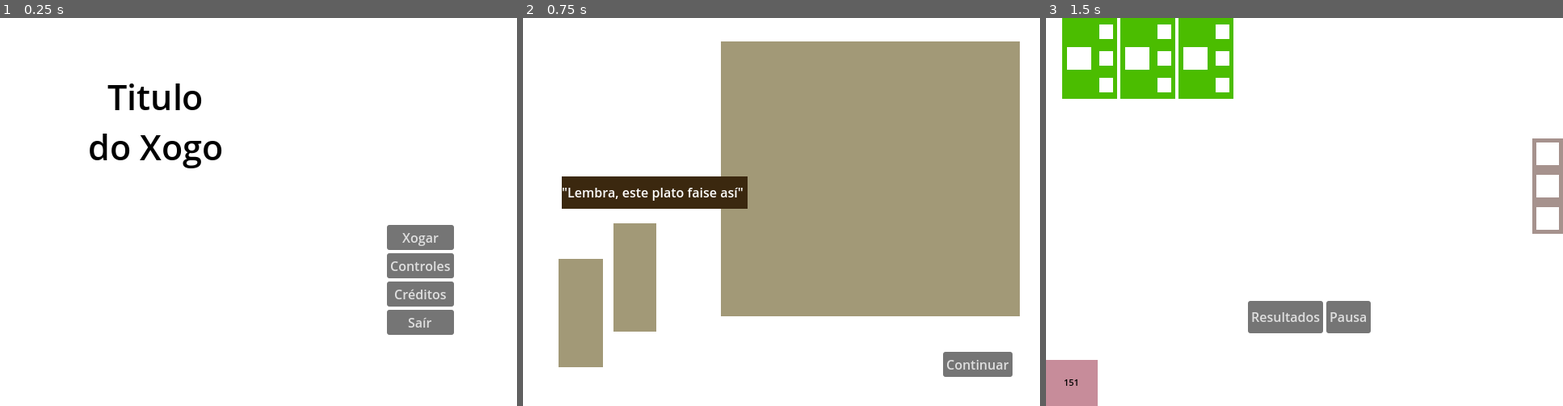
Above: before the commit, frames 1-3 (left to right).
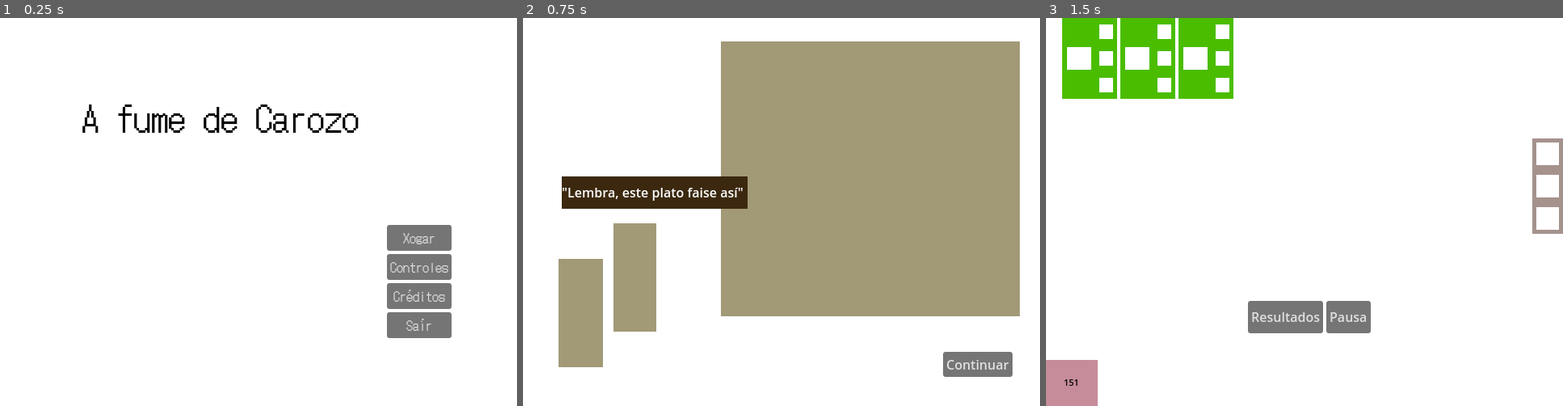
Above: after the commit, the same moments.

Repository: amenrio/techo-de-cristal
Game: Godot game, scene res://02_scenes/04_screens/menu_screen.tscn
The game is run twice, just before and just after one commit, with the same random seed, the same clock (stepped at 60 frames per second) and the same inputs. This scene is started directly instead of the project's main scene.
Inputs:
- Up to frame 1 (0.25 s): no input
- Up to frame 2 (0.75 s): click "Xogar" at 0.5 s
- Up to frame 3 (1.5 s): click "Continuar" at 1.25 s

The runs differ from the first frame. In frame 1, 3.2% of the frame differs, in the area x 15-88%, y 16-83%; in frame 2, nothing differs; in frame 3, nothing differs.

Commit message:
text font added

Diff:
--- a/02_scenes/04_screens/menu_screen.tscn
+++ b/02_scenes/04_screens/menu_screen.tscn
@@ -1,8 +1,7 @@
 [gd_scene load_steps=3 format=3 uid="uid://bkb53h0ivrhpm"]
 
 [ext_resource type="Script" path="res://02_scenes/04_screens/menuScreen.gd" id="1_friwq"]
-
-[sub_resource type="Theme" id="Theme_33i87"]
+[ext_resource type="Theme" uid="uid://pd8stp4u7wqj" path="res://03_themes/gameTheme.tres" id="2_4r0wl"]
 
 [node name="menuScreen" type="Node2D"]
 script = ExtResource("1_friwq")
@@ -35,15 +34,15 @@
 grow_vertical = 2
 
 [node name="nombreTitulo" type="Label" parent="CanvasLayer/interfaces"]
-offset_left = 109.0
-offset_top = 68.0
-offset_right = 276.0
-offset_bottom = 192.0
-theme = SubResource("Theme_33i87")
+layout_mode = 0
+offset_left = 97.0
+offset_top = 91.0
+offset_right = 449.0
+offset_bottom = 215.0
+theme = ExtResource("2_4r0wl")
 theme_override_colors/font_color = Color(0, 0, 0, 1)
 theme_override_font_sizes/font_size = 43
-text = "Titulo
-do Xogo"
+text = "A fume de Carozo"
 horizontal_alignment = 1
 
 [node name="VBoxContainer" type="VBoxContainer" parent="CanvasLayer/interfaces"]
@@ -55,18 +54,22 @@
 
 [node name="bXogar" type="Button" parent="CanvasLayer/interfaces/VBoxContainer"]
 layout_mode = 2
+theme = ExtResource("2_4r0wl")
 text = "Xogar"
 
 [node name="bControles" type="Button" parent="CanvasLayer/interfaces/VBoxContainer"]
 layout_mode = 2
+theme = ExtResource("2_4r0wl")
 text = "Controles"
 
 [node name="bCreditos" type="Button" parent="CanvasLayer/interfaces/VBoxContainer"]
 layout_mode = 2
+theme = ExtResource("2_4r0wl")
 text = "Créditos"
 
 [node name="bSair" type="Button" parent="CanvasLayer/interfaces/VBoxContainer"]
 layout_mode = 2
+theme = ExtResource("2_4r0wl")
 text = "Saír"
 
 [connection signal="pressed" from="CanvasLayer/interfaces/VBoxContainer/bXogar" to="." method="_on_b_xogar_pressed"]
--- a/02_scenes/04_screens/pause_screen.tscn
+++ b/02_scenes/04_screens/pause_screen.tscn
@@ -1,8 +1,11 @@
-[gd_scene load_steps=3 format=3 uid="uid://i2udqkqkksy4"]
+[gd_scene load_steps=5 format=3 uid="uid://i2udqkqkksy4"]
 
 [ext_resource type="Script" path="res://02_scenes/04_screens/pause_screen.gd" id="1_nh62t"]
+[ext_resource type="FontFile" uid="uid://db6d2d1an2lbk" path="res://01_assets/02_fonts/DotGothic16-Regular.ttf" id="2_l8hfc"]
 
 [sub_resource type="Theme" id="Theme_r84ws"]
+
+[sub_resource type="Theme" id="Theme_k2p25"]
 
 [node name="pauseScreen" type="Node2D"]
 script = ExtResource("1_nh62t")
@@ -44,10 +47,13 @@
 
 [node name="bMenu" type="Button" parent="CanvasLayer/interfaces/VBoxContainer"]
 layout_mode = 2
+theme = SubResource("Theme_k2p25")
+theme_override_fonts/font = ExtResource("2_l8hfc")
 text = "Menu"
 
 [node name="bVolver" type="Button" parent="CanvasLayer/interfaces/VBoxContainer"]
 layout_mode = 2
+theme_override_fonts/font = ExtResource("2_l8hfc")
 text = "Volver"
 
 [connection signal="pressed" from="CanvasLayer/interfaces/VBoxContainer/bMenu" to="." method="_on_b_menu_pressed"]
--- /dev/null
+++ b/03_themes/gameTheme.tres
@@ -0,0 +1,6 @@
+[gd_resource type="Theme" load_steps=2 format=3 uid="uid://pd8stp4u7wqj"]
+
+[ext_resource type="FontFile" uid="uid://db6d2d1an2lbk" path="res://01_assets/02_fonts/DotGothic16-Regular.ttf" id="1_2bqb1"]
+
+[resource]
+default_font = ExtResource("1_2bqb1")
Binary file added: 01_assets/02_fonts/DotGothic16-Regular.ttf
Not shown, added: 01_assets/02_fonts/DotGothic16-Regular.ttf.import
